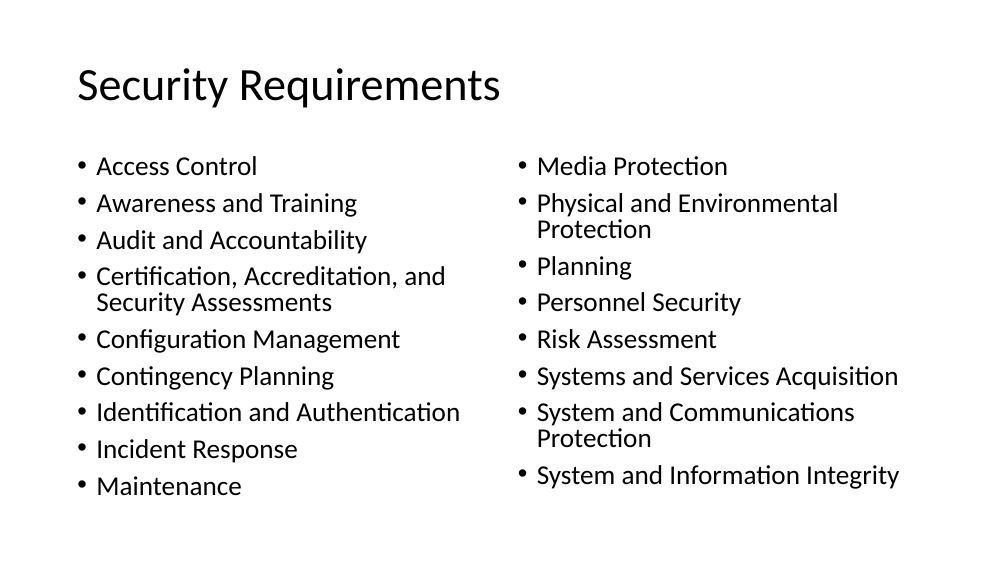
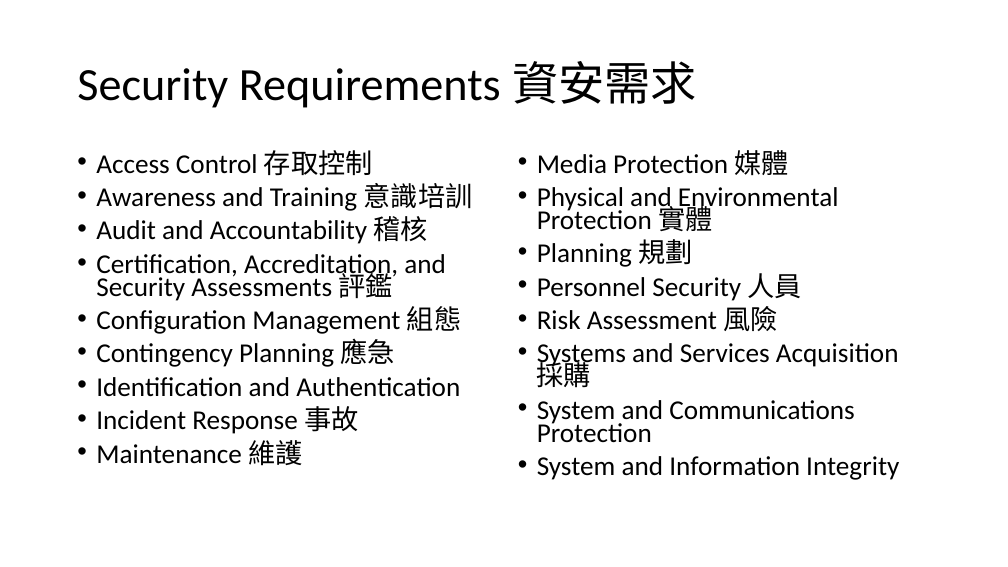
Before and after one commit to ywdeng/uscojywdeng, a slide deck: slide 30 of src/assets/1091/Security/CH01/01-overview.pptx (slide 29 before the commit). Drawn at 1008x567 pixels with LibreOffice and Linux fonts; fonts in the diff are those of the drawing. Boxes give left, top, right and bottom in pixels: in the first picture for what was removed or moved away, otherwise in the second. Text is boxed around its words. In the diff, an @@ line names an element or a change of style, - is before the commit and + after.

```diff
--- a/src/assets/1091/Security/CH01/01-overview.pptx
+++ b/src/assets/1091/Security/CH01/01-overview.pptx
@@ title at [77,61,697,108]: text changed @@
-Security Requirements
+Security Requirements 資安需求
@@ text at [96,150,473,367]: text changed @@
-• Access Control
-• Awareness and Training
-• Audit and Accountability
-• Certification, Accreditation, and Security Assessments
-• Configuration Management
-• Contingency Planning
+• Access Control 存取控制
+• Awareness and Training 意識培訓
+• Audit and Accountability 稽核
+• Certification, Accreditation, and Security Assessments 評鑑
+• Configuration Management 組態
+• Contingency Planning 應急
@@ text at [537,150,899,387]: text changed @@
-• Media Protection
-• Physical and Environmental Protection
-• Planning
-• Personnel Security
-• Risk Assessment
-• Systems and Services Acquisition
+• Media Protection 媒體
+• Physical and Environmental Protection 實體
+• Planning 規劃
+• Personnel Security 人員
+• Risk Assessment 風險
+• Systems and Services Acquisition 採購
@@ text at [96,377,460,397]: line spacing 0.8 to 0.7 @@
@@ text at [96,406,358,466]: text changed @@
-• Incident Response
-• Maintenance
+• Incident Response 事故
+• Maintenance 維護
@@ text at [537,400,899,480]: line spacing 0.8 to 0.7 @@
```
Also in this commit, not shown: 31 other slides changed, 1 slide added, 1 other file.
